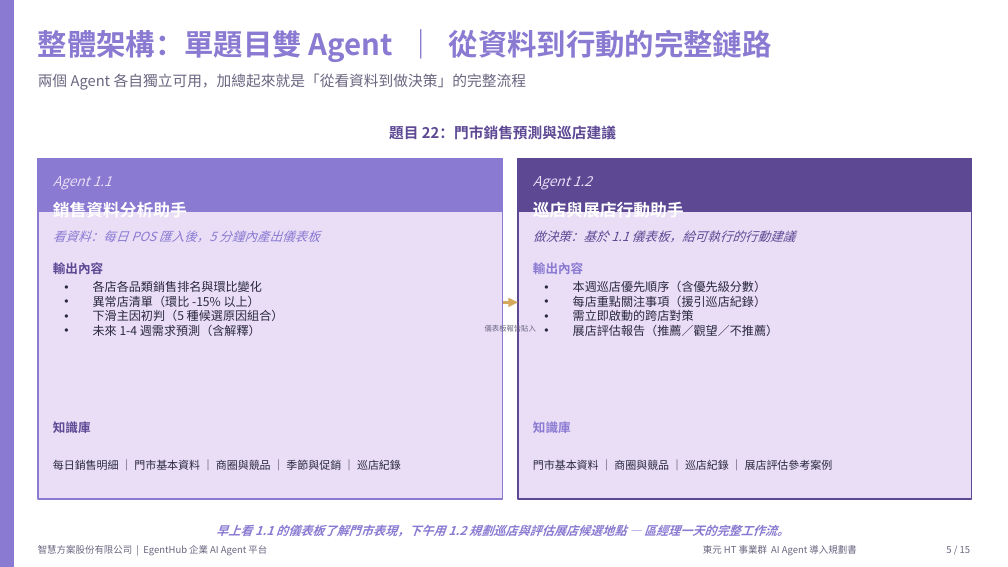
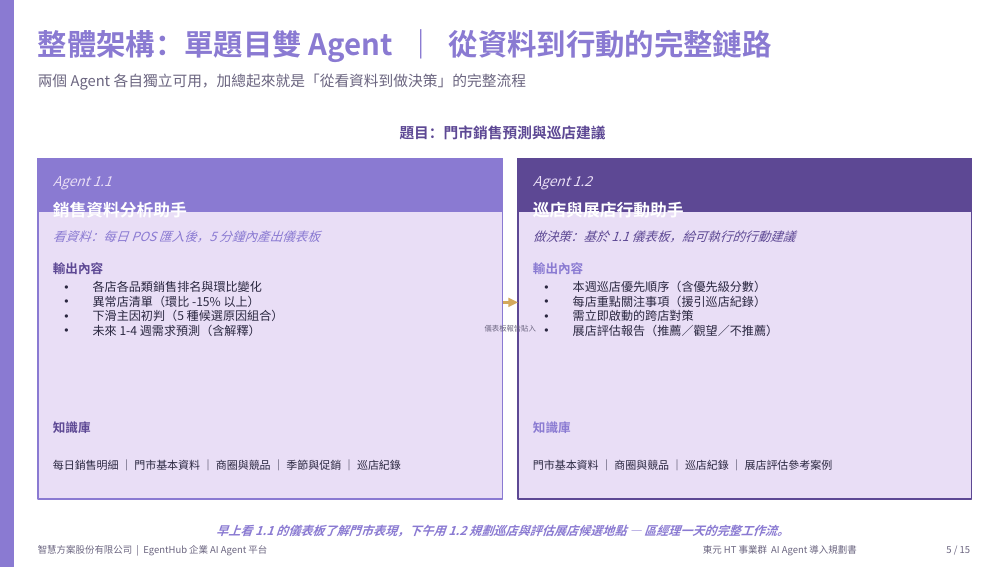
Before and after one commit to intellicon-tw/ai, a slide deck: slide 5 of teco/HT/東元HT_AI_Agent導入規劃簡報.pptx. Drawn at 1008x567 pixels with LibreOffice and Linux fonts; fonts in the diff are those of the drawing. Boxes give left, top, right and bottom in pixels: in the first picture for what was removed or moved away, otherwise in the second. Text is boxed around its words. In the diff, an @@ line names an element or a change of style, - is before the commit and + after.

```diff
--- a/teco/HT/東元HT_AI_Agent導入規劃簡報.pptx
+++ b/teco/HT/東元HT_AI_Agent導入規劃簡報.pptx
@@ text at (400, 125, 606, 139): text changed @@
-題目 22：門市銷售預測與巡店建議
+題目：門市銷售預測與巡店建議
```
Also in this commit, not shown: 5 other slides changed, 6 other files.
